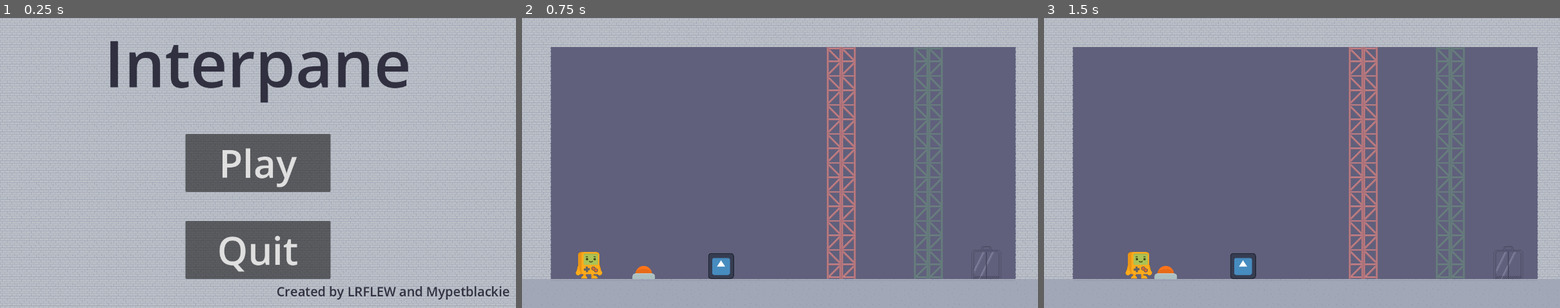
Above: before the commit, frames 1-3 (left to right).
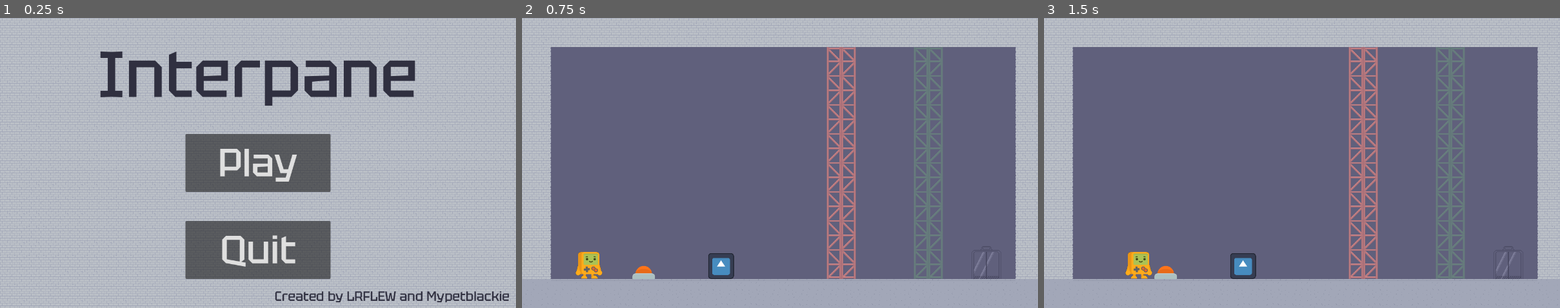
Above: after the commit, the same moments.

Repository: LRFLEW/Halcyon2023
Game: Godot game, scene res://Menu.tscn
Same seed, same stepped clock (60 frames per second), same inputs: the game is played once before the commit and once after it. The engine's default icon, where the game draws it, is replaced by a stand-in: a white triangle on a blue panel in a dark square.
Inputs:
- Up to frame 1 (0.25 s): no input
- Up to frame 2 (0.75 s): click "Play" at 0.5 s
- Up to frame 3 (1.5 s): tap Enter at 1.25 s; hold D (Right) from 1.28 s (still down)

The runs differ from the first frame. In frame 1, 7.5% of the frame differs, in the area x 19-99%, y 8-98%; in frame 2, nothing differs; in frame 3, nothing differs.

Commit message:
Add font

Diff:
--- a/Menu.tscn
+++ b/Menu.tscn
@@ -1,7 +1,8 @@
-[gd_scene load_steps=3 format=3 uid="uid://r07tdwaoai1c"]
+[gd_scene load_steps=4 format=3 uid="uid://r07tdwaoai1c"]
 
 [ext_resource type="Script" path="res://Menu.gd" id="1_agiun"]
 [ext_resource type="TileSet" uid="uid://codqxp3pqyrh8" path="res://LevelTileset.tres" id="2_kka5y"]
+[ext_resource type="FontFile" uid="uid://dxganxrvafv3u" path="res://Tektur-Medium.ttf" id="3_dhagq"]
 
 [node name="Menu" type="Node2D"]
 script = ExtResource("1_agiun")
@@ -13,9 +14,11 @@
 layer_0/tile_data = PackedInt32Array(0, 131072, 6, 65536, 196608, 5, 131072, 196608, 5, 196608, 196608, 6, 262144, 1966 …(13551 unchanged characters)…
 
 [node name="Title" type="Label" parent="."]
+offset_top = 36.0
 offset_right = 1280.0
-offset_bottom = 252.0
+offset_bottom = 247.0
 theme_override_colors/font_color = Color(0.188235, 0.188235, 0.25098, 1)
+theme_override_fonts/font = ExtResource("3_dhagq")
 theme_override_font_sizes/font_size = 160
 text = "Interpane"
 horizontal_alignment = 1
@@ -25,6 +28,7 @@
 offset_top = 288.0
 offset_right = 820.0
 offset_bottom = 432.0
+theme_override_fonts/font = ExtResource("3_dhagq")
 theme_override_font_sizes/font_size = 96
 text = "Play"
 
@@ -33,15 +37,17 @@
 offset_top = 504.0
 offset_right = 820.0
 offset_bottom = 648.0
+theme_override_fonts/font = ExtResource("3_dhagq")
 theme_override_font_sizes/font_size = 96
 text = "Quit"
 
 [node name="Label" type="Label" parent="."]
 offset_left = 16.0
-offset_top = 656.0
+offset_top = 670.0
 offset_right = 1264.0
-offset_bottom = 704.0
+offset_bottom = 715.0
 theme_override_colors/font_color = Color(0.188235, 0.188235, 0.25098, 1)
+theme_override_fonts/font = ExtResource("3_dhagq")
 theme_override_font_sizes/font_size = 32
 text = "Created by LRFLEW and Mypetblackie"
 horizontal_alignment = 2
--- a/Victory.tscn
+++ b/Victory.tscn
@@ -1,6 +1,7 @@
-[gd_scene load_steps=11 format=3 uid="uid://n0my54kni238"]
+[gd_scene load_steps=12 format=3 uid="uid://n0my54kni238"]
 
 [ext_resource type="Script" path="res://Victory.gd" id="1_rbo3v"]
+[ext_resource type="FontFile" uid="uid://dxganxrvafv3u" path="res://Tektur-Medium.ttf" id="2_1jvf5"]
 [ext_resource type="Script" path="res://Player.gd" id="2_c14w7"]
 [ext_resource type="Texture2D" uid="uid://28oppi20cfjc" path="res://platformChar_idle.png" id="3_5c6vc"]
 [ext_resource type="Script" path="res://EntityWindow.gd" id="4_wr2ap"]
@@ -31,6 +32,7 @@
 [node name="Congratulations" type="Label" parent="."]
 offset_right = 1280.0
 offset_bottom = 135.0
+theme_override_fonts/font = ExtResource("2_1jvf5")
 theme_override_font_sizes/font_size = 128
 text = "Congratulations"
 horizontal_alignment = 1
@@ -39,6 +41,7 @@
 offset_top = 228.0
 offset_right = 1280.0
 offset_bottom = 363.0
+theme_override_fonts/font = ExtResource("2_1jvf5")
 theme_override_font_sizes/font_size = 96
 text = "You completed the game"
 horizontal_alignment = 1
@@ -47,6 +50,7 @@
 offset_top = 356.0
 offset_right = 1280.0
 offset_bottom = 491.0
+theme_override_fonts/font = ExtResource("2_1jvf5")
 theme_override_font_sizes/font_size = 96
 text = "in XX.XX seconds"
 horizontal_alignment = 1
@@ -56,6 +60,7 @@
 offset_top = 531.0
 offset_right = 825.0
 offset_bottom = 675.0
+theme_override_fonts/font = ExtResource("2_1jvf5")
 theme_override_font_sizes/font_size = 96
 text = "Menu"
 
--- a/level4.tscn
+++ b/level4.tscn
@@ -76,6 +76,7 @@
 anchor_mode = 0
 
 [node name="ArrowCross" type="Sprite2D" parent="Camera2D"]
+z_index = 1
 position = Vector2(4, 4)
 scale = Vector2(0.5, 0.5)
 texture = ExtResource("3_dnrfh")
Binary file added: Tektur-Medium.ttf
Not shown, added: Tektur-Medium.ttf.import
